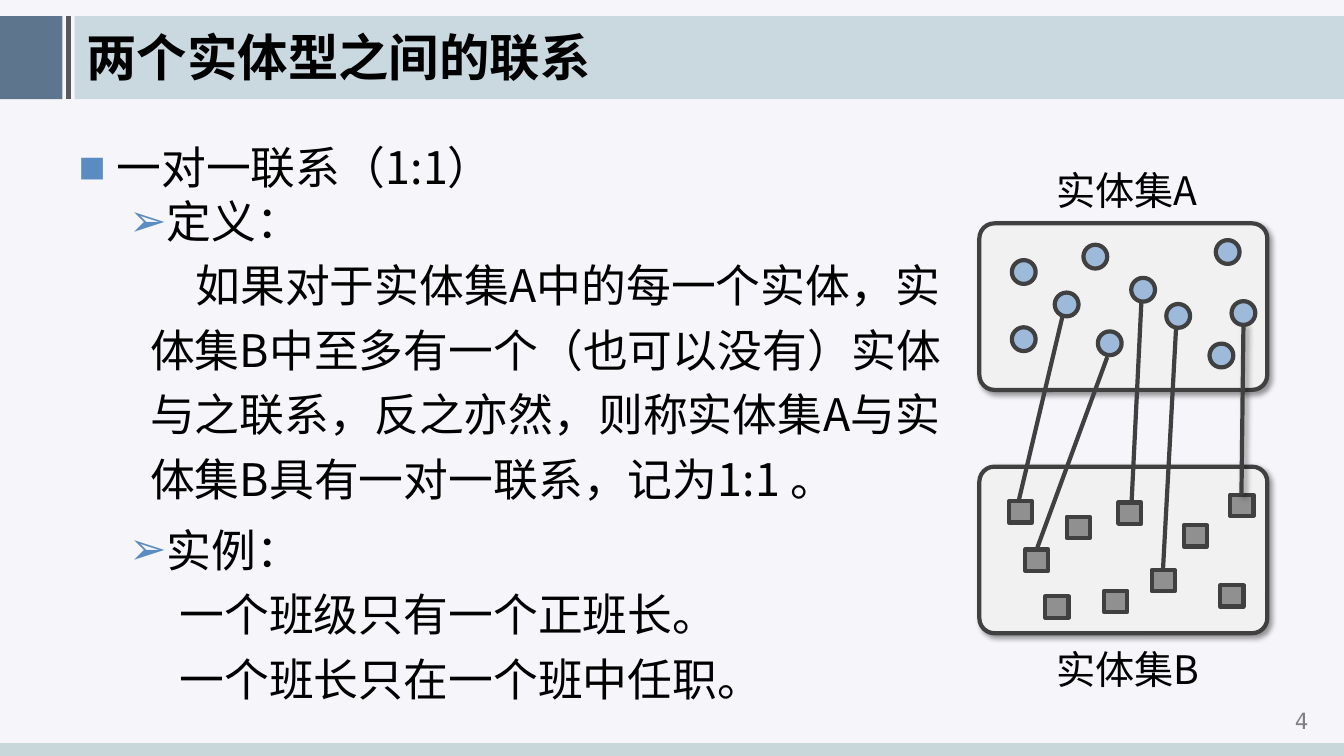
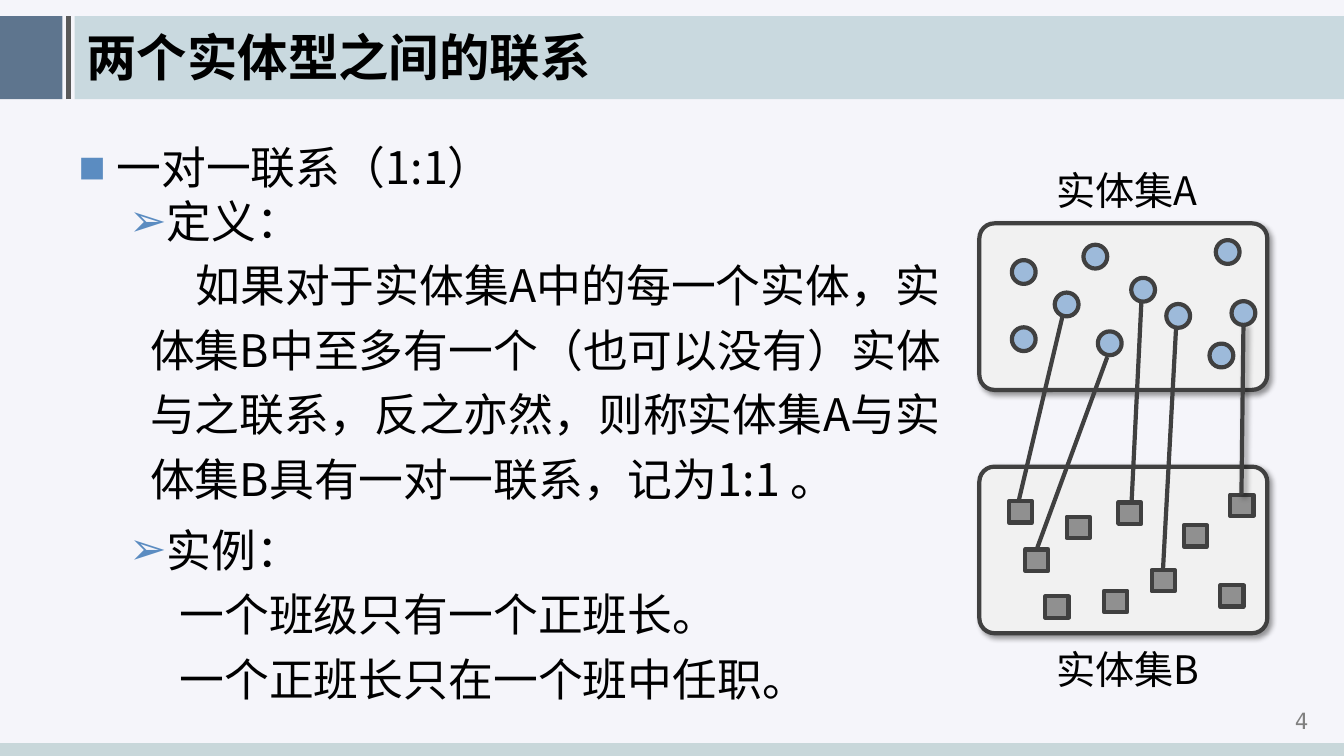
Before and after one commit to edu2act/course-hibernate, a slide deck: slide 5 of meterials/slides/ch04-one-to-one-mapping.pptx. Drawn at 1344x756 pixels with LibreOffice and Linux fonts; fonts in the diff are those of the drawing; background and template pictures are left out. Boxes give left, top, right and bottom in pixels: in the first picture for what was removed or moved away, otherwise in the second. Text is boxed around its words. In the diff, an @@ line names an element or a change of style, - is before the commit and + after.

```diff
--- a/meterials/slides/ch04-one-to-one-mapping.pptx
+++ b/meterials/slides/ch04-one-to-one-mapping.pptx
@@ text at bbox=[180, 658, 807, 700]: text changed @@
-    一个班长只在一个班中任职。
+    一个正班长只在一个班中任职。
```
Also in this commit, not shown: 1 other slide changed, 5 other files.
